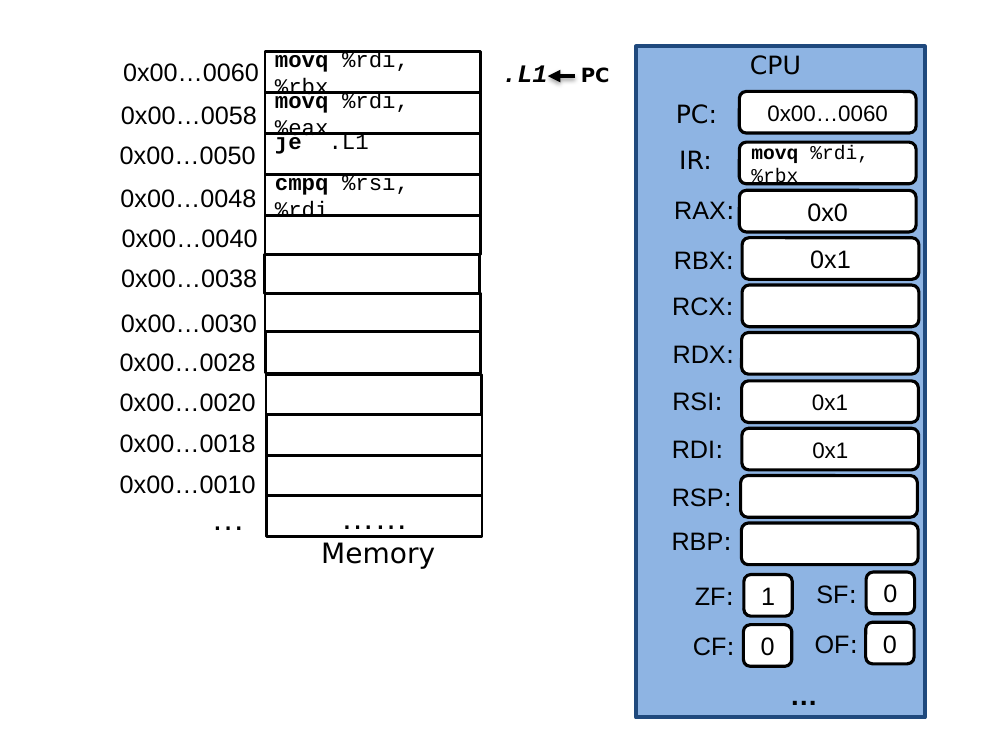
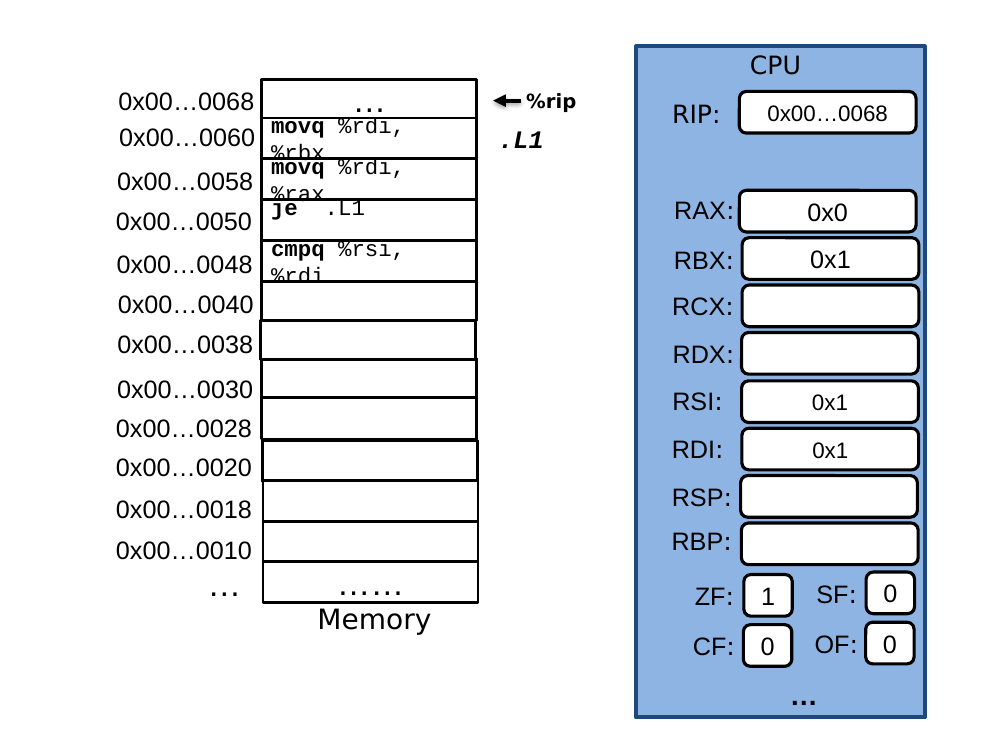
Before and after one commit to NYU-CSO/nyu-cso.github.io, a slide deck: slide 28 of notes/08-Machine_Control.pptx (slide 65 before the commit). Drawn at 1008x756 pixels with LibreOffice and Linux fonts; fonts in the diff are those of the drawing. Boxes give left, top, right and bottom in pixels: in the first picture for what was removed or moved away, otherwise in the second. Text is boxed around its words. In the diff, an @@ line names an element or a change of style, - is before the commit and + after.

```diff
--- a/notes/08-Machine_Control.pptx
+++ b/notes/08-Machine_Control.pptx
@@ rectangle added at (262, 80, 477, 119), fill #FFFFFF, outline #000000 2 pt, 24 pt, text #000000 @@
+…
@@ text added at (118, 92, 254, 111), 18 pt, text #000000 @@
+0x00…0068
@@ arrow moved from (576, 76) - (547, 76) to (521, 101) - (493, 101) @@
@@ text at (526, 93, 576, 112): text changed @@
-PC
+%rip
@@ text at (672, 104, 721, 123): text changed @@
-PC:
+RIP:
@@ text in rounded rectangle at (767, 105, 887, 122): text changed @@
-0x00…0060
+0x00…0068
@@ rounded rectangle removed at (740, 142, 916, 183) @@
-movq %rdi,%rbx
@@ 14 texts, 12 rectangles: place and size @@
-14 texts, 12 rectangles at (120, 51, 547, 569)
+14 texts, 12 rectangles at (116, 118, 543, 635)
@@ text in rectangle at (271, 158, 405, 208): text changed @@
-movq %rdi, %eax
+movq %rdi, %rax
@@ text removed at (679, 150, 712, 169) @@
-IR:
```
Also in this commit, not shown: 70 other slides changed, 3 slides added, 34 slides removed, 3 other files.
